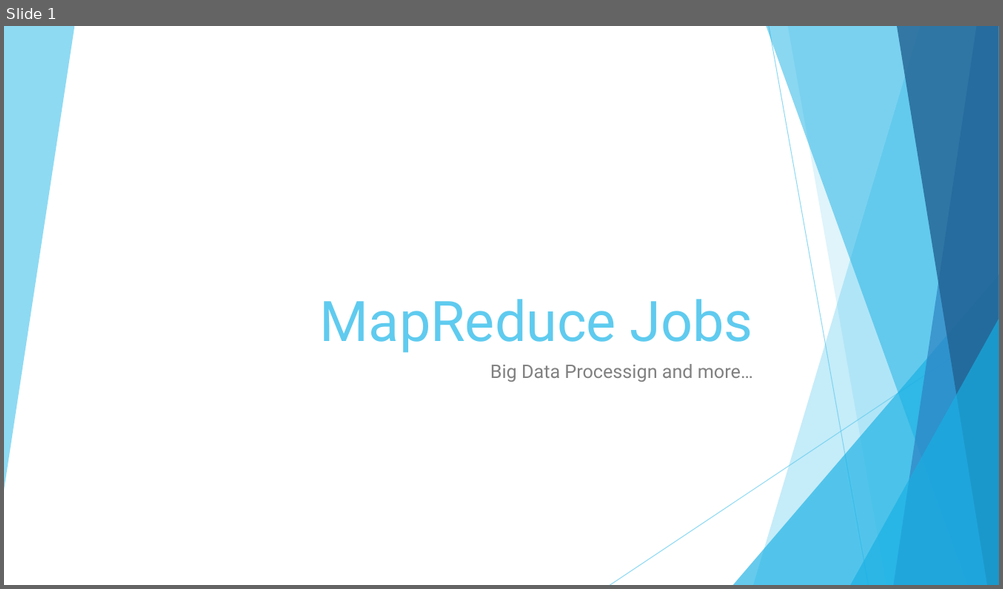
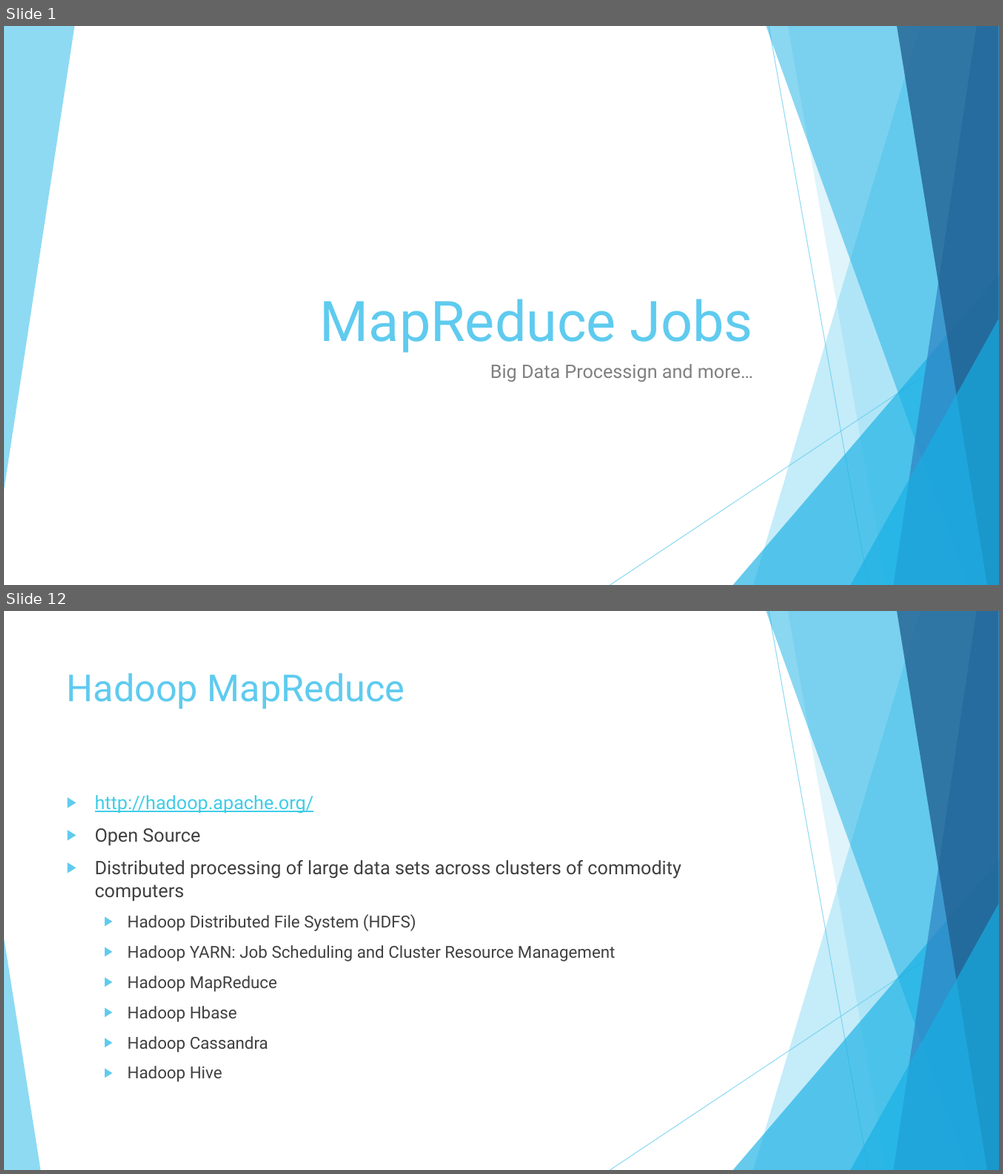
Before and after one commit to number8/blog, a slide deck: 2013-09/hadoop-map-reduce/MapReduce.pptx. Shown one above the other, each under a label of ours: slide 1 before the commit, slides 1 and 12 after it; the slides between them are not shown. The pictures are 1003x589 and 1003x1174 pixels, drawn with LibreOffice and Linux fonts; fonts in the diff are those of the drawing. Boxes give left, top, right and bottom in pixels: in the first picture for what was removed or moved away, otherwise in the second. Text is boxed around its words. In the diff, an @@ line names an element or a change of style, - is before the commit and + after.

```diff
--- a/2013-09/hadoop-map-reduce/MapReduce.pptx
+++ b/2013-09/hadoop-map-reduce/MapReduce.pptx
@@ slide 12 added at [4,611,999,1170], background #FFFFFF; not listed: 9 template elements that a slide beside it also shows @@
@@ title added at [67,673,405,709], 36 pt, text #5FCBEF @@
+Hadoop MapReduce
@@ text added at [95,795,681,1082], 16 pt, text #404040 @@
+▶ http://hadoop.apache.org/
+▶ Open Source
+▶ Distributed processing of large data sets across clusters of commodity computers
+  ▶ Hadoop Distributed File System (HDFS)
+  ▶ Hadoop YARN: Job Scheduling and Cluster Resource Management
+  ▶ Hadoop MapReduce
+  ▶ Hadoop Hbase
+  ▶ Hadoop Cassandra
+  ▶ Hadoop Hive
@@ triangle added at [4,939,40,1170], fill #5FCBEF at 70% opacity @@
```
Also in this commit, not shown: 1 slide changed, 18 other slides added, 1 slide removed, 8 other files.
